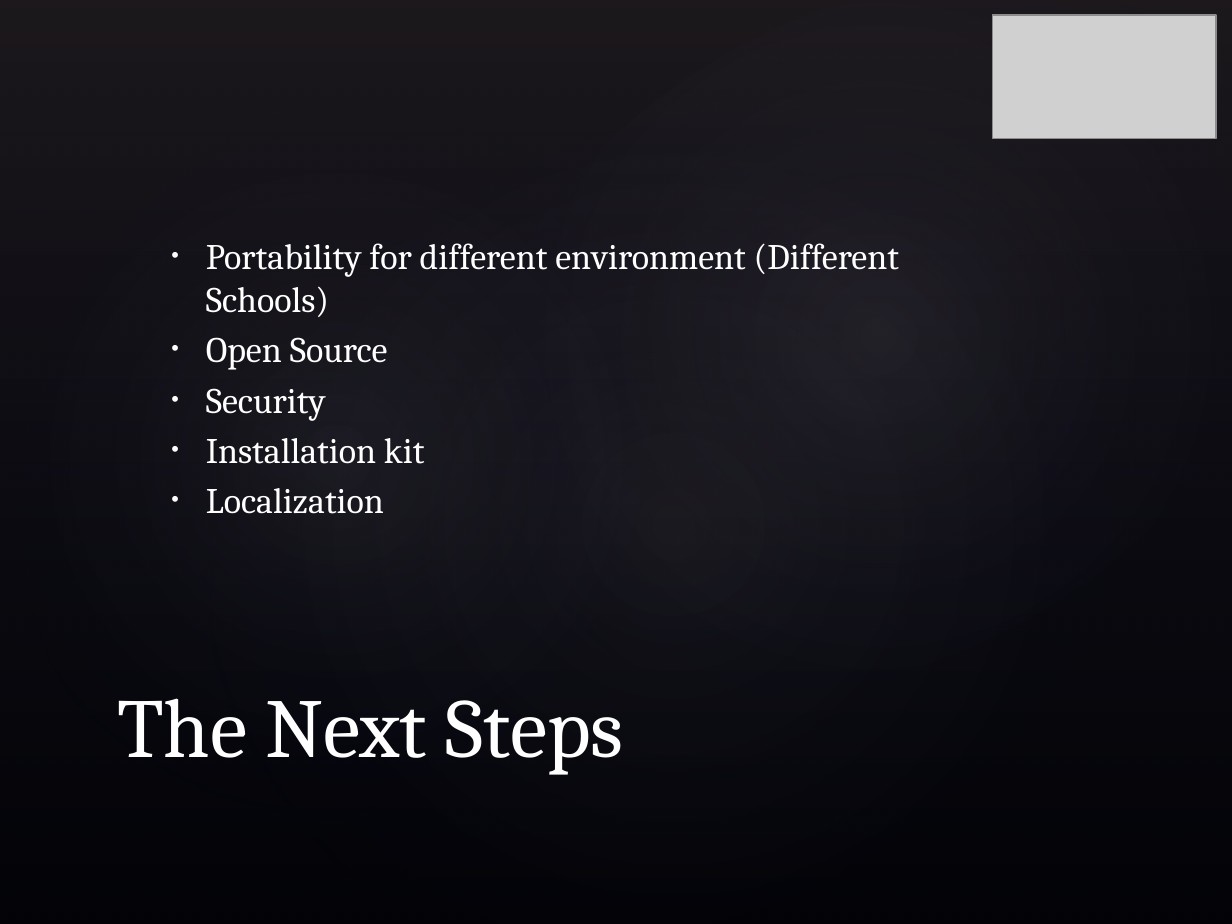
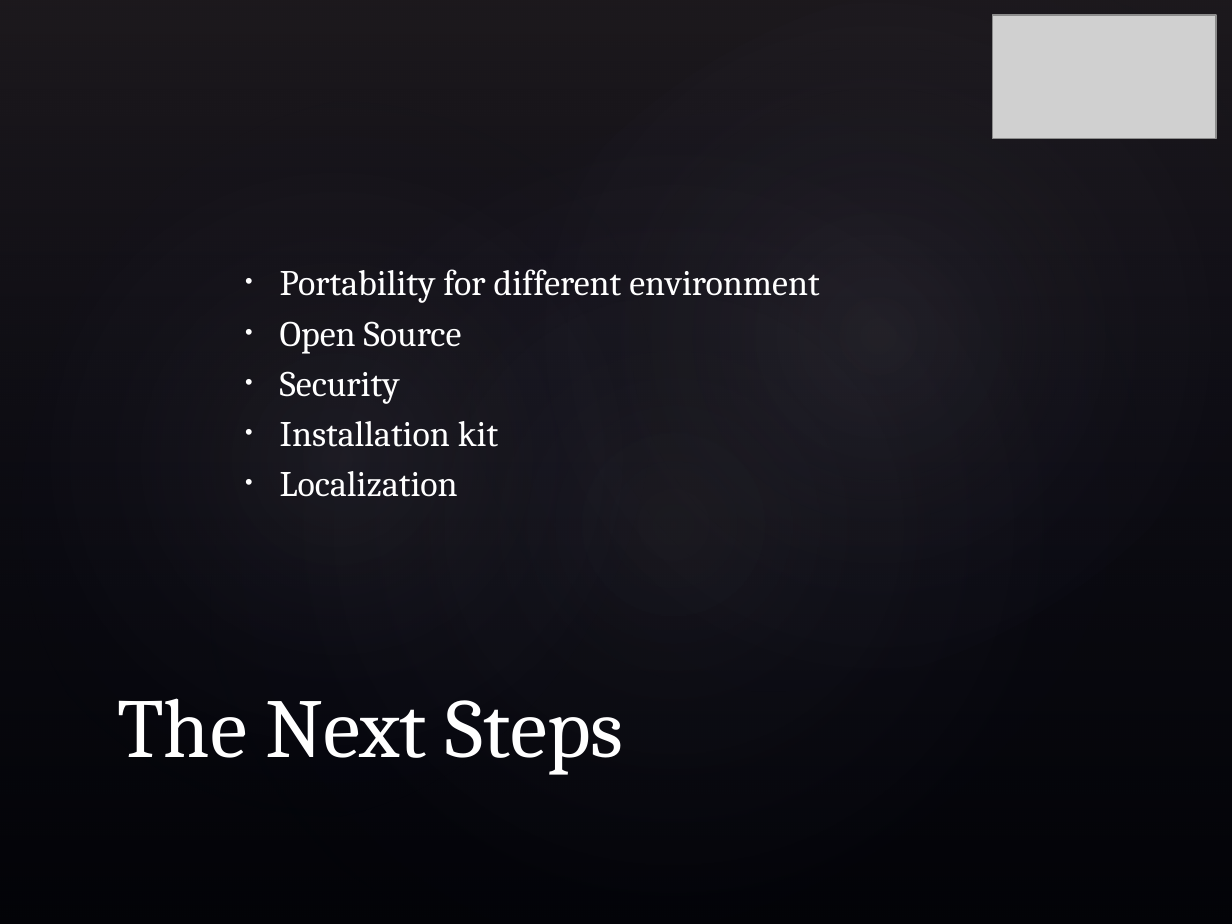
Before and after one commit to hadimuhammad/InPress, a slide deck: slide 8 of Documentation/Presentation.pptx. Drawn at 1232x924 pixels with LibreOffice and Linux fonts; fonts in the diff are those of the drawing; grey boxes stand for pictures; background and template pictures are left out. Boxes give left, top, right and bottom in pixels: in the first picture for what was removed or moved away, otherwise in the second. Text is boxed around its words. In the diff, an @@ line names an element or a change of style, - is before the commit and + after.

Commit message:
update

```diff
--- a/Documentation/Presentation.pptx
+++ b/Documentation/Presentation.pptx
@@ text "Portability for different environment": place and size @@
-text "Portability for different environment" at box(206, 243, 899, 514)
+text "Portability for different environment" at box(280, 269, 819, 497)
@@ text at box(280, 269, 819, 303): text changed @@
-• Portability for different environment (Different Schools)
+• Portability for different environment
```
Also in this commit, not shown: 2 other slides changed.
